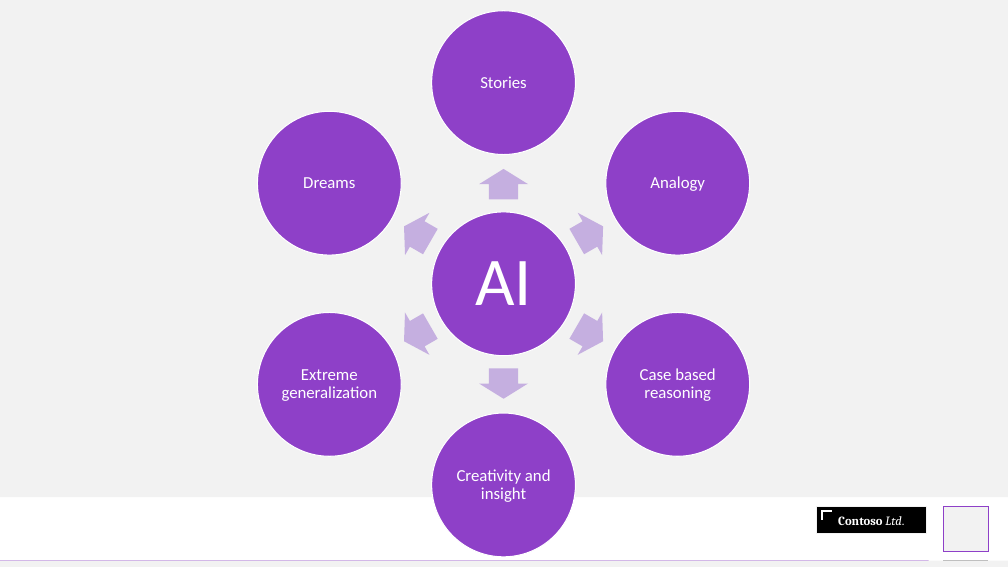
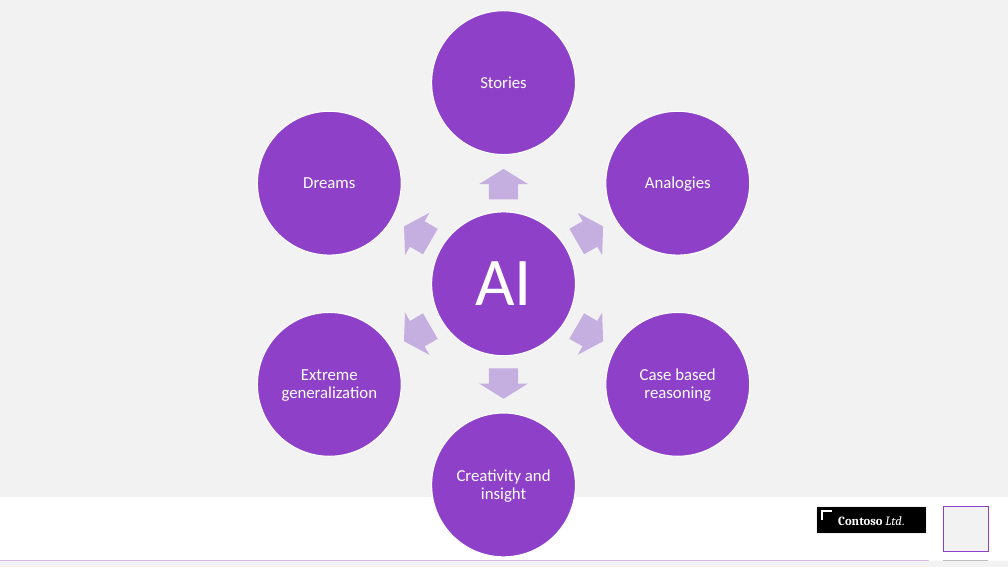
Before and after one commit to neelsoumya/special_topics_unconventional_AI, a slide deck: slide 2 of wrapup.pptx. Drawn at 1008x567 pixels with LibreOffice and Linux fonts; fonts in the diff are those of the drawing. Boxes give left, top, right and bottom in pixels: in the first picture for what was removed or moved away, otherwise in the second. Text is boxed around its words. In the diff, an @@ line names an element or a change of style, - is before the commit and + after.

```diff
--- a/wrapup.pptx
+++ b/wrapup.pptx
@@ text at <box>645,176,711,191</box>: text changed @@
-Analogy
+Analogies
```
Also in this commit, not shown: 3 other slides changed, 2 other files.
